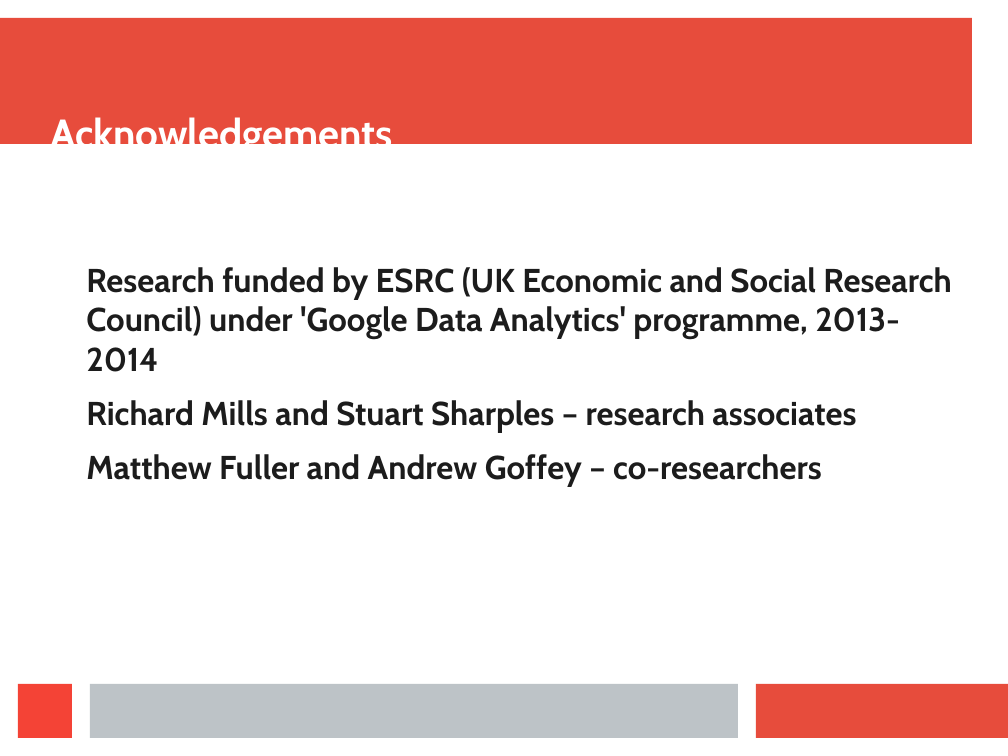
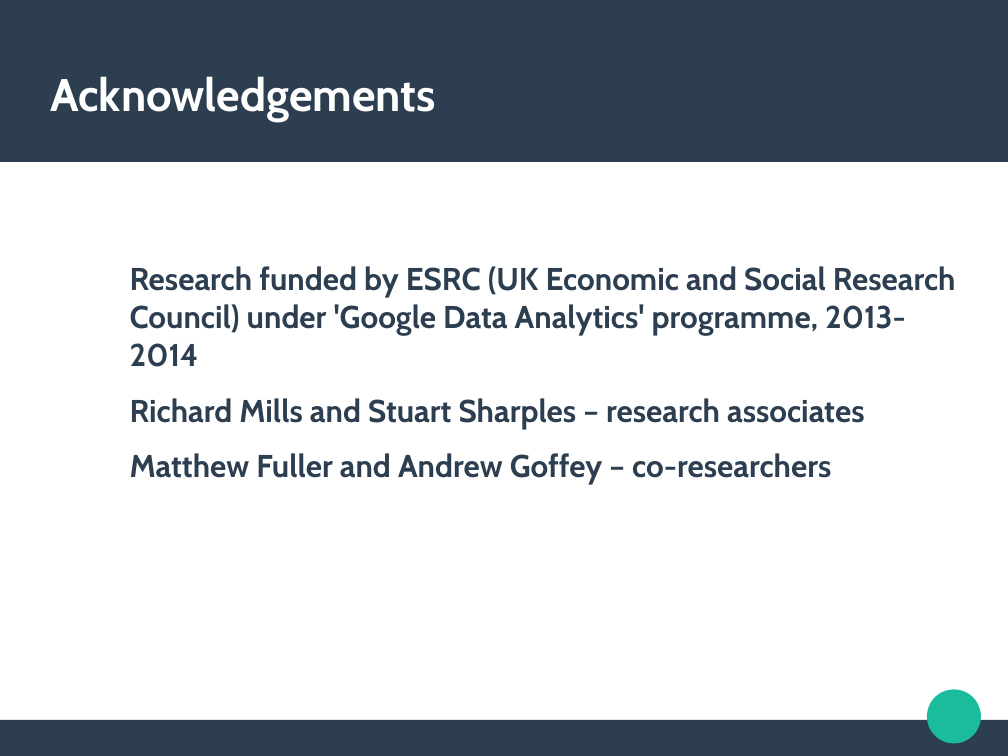
Before and after one commit to metacommunities/metacommunities, a slide deck: slide 11 of publications/mixtures_dec2015/mackenzie_mixtures_dec2015.odp (slide 8 before the commit). Drawn at 1008x756 pixels with LibreOffice and Linux fonts; fonts in the diff are those of the drawing. Boxes give left, top, right and bottom in pixels: in the first picture for what was removed or moved away, otherwise in the second. Text is boxed around its words. In the diff, an @@ line names an element or a change of style, - is before the commit and + after.

```diff
--- a/publications/mixtures_dec2015/mackenzie_mixtures_dec2015.odp
+++ b/publications/mixtures_dec2015/mackenzie_mixtures_dec2015.odp
@@ rectangle: place and size @@
-rectangle at [0, 18, 972, 145]
+rectangle at [0, 0, 1008, 162]
@@ rectangle at [0, 0, 1008, 162]: fill #E74C3C to #2C3E50 @@
@@ title "Acknowledgements" at [50, 76, 435, 122]: size 32 to 36 pt; vertical alignment bottom to middle @@
@@ text "Research funded by ESRC (UK ..." at [130, 266, 956, 484]: size 26 to 24.8 pt, text colour #1C1C1C to #2C3E50; indent changed; more space between paragraphs @@
@@ rectangle removed at [18, 684, 72, 738] @@
@@ rectangle removed at [90, 684, 738, 738] @@
@@ rectangle removed at [756, 684, 1008, 738] @@
@@ ellipse added at [928, 690, 981, 744], fill #1ABC9C @@
@@ rectangle added at [0, 720, 1008, 756], fill #2C3E50 @@
```
Also in this commit, not shown: 6 other slides changed, 4 slides added, 1 slide removed, 10 other files.
